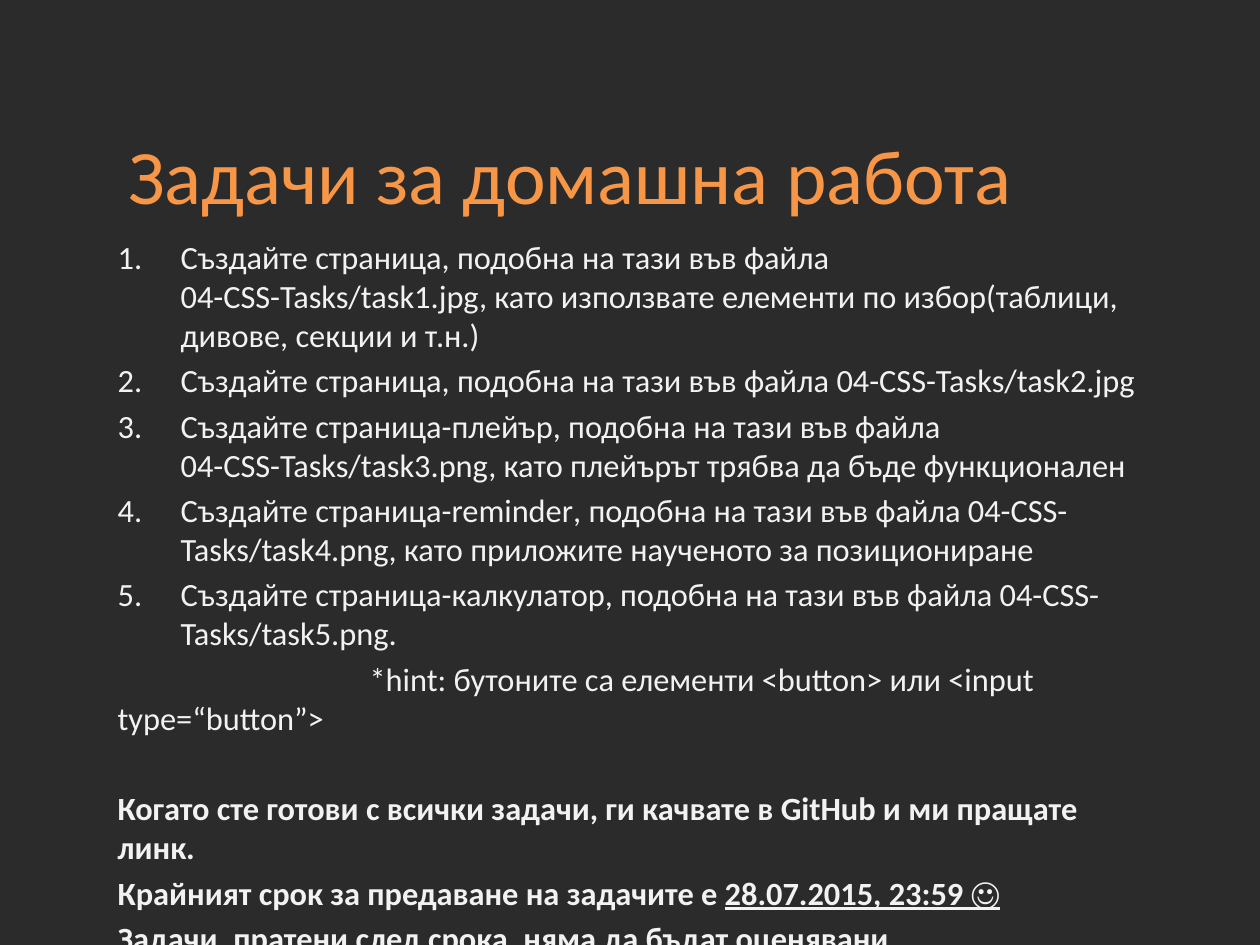
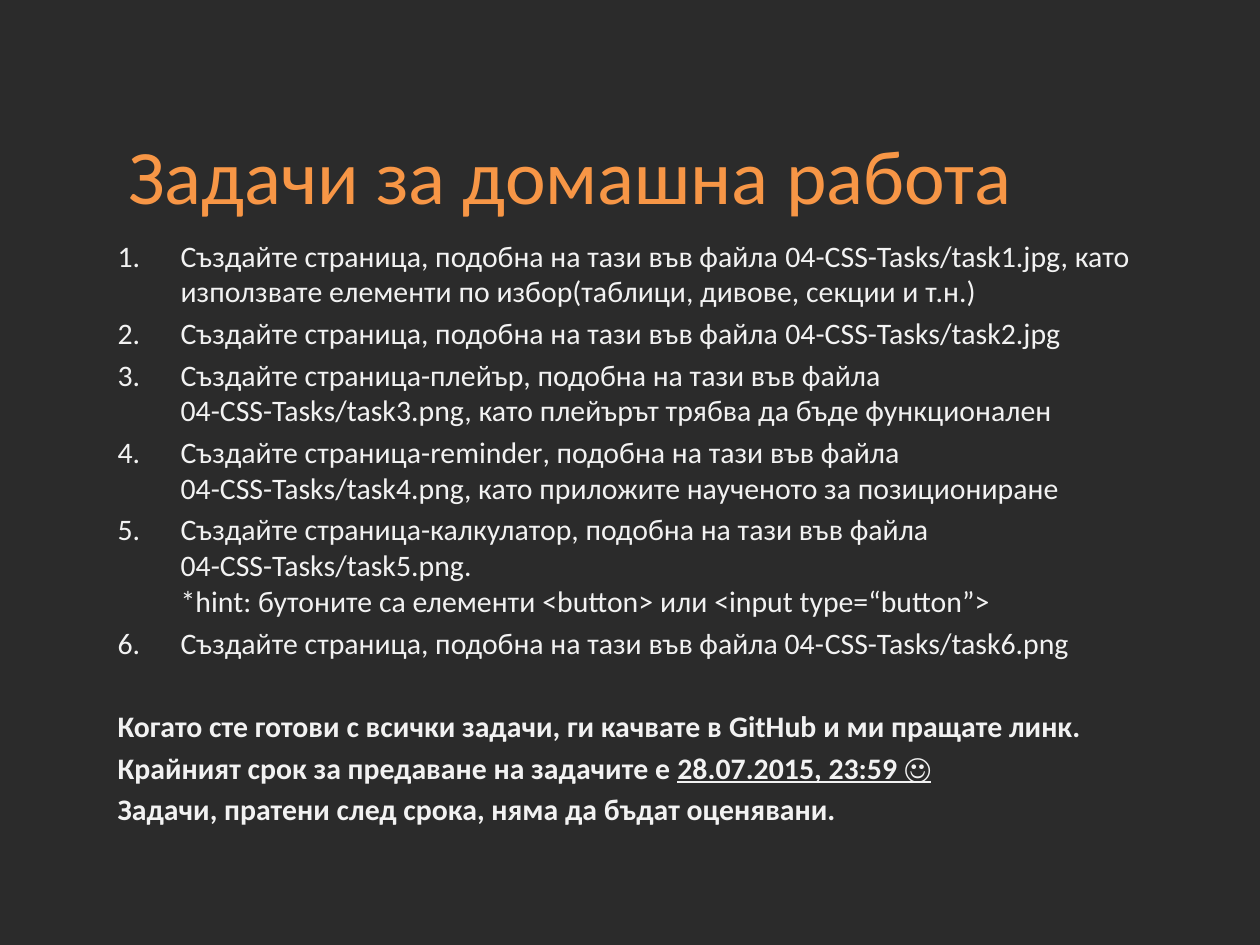
Before and after one commit to Academy-Soft-Intellect/Front-End-Course, a slide deck: slide 26 of 04-CSS.pptx. Drawn at 1260x945 pixels with LibreOffice and Linux fonts; fonts in the diff are those of the drawing; background and template pictures are left out; a plain dark background stands for a picture behind light text. Boxes give left, top, right and bottom in pixels: in the first picture for what was removed or moved away, otherwise in the second. Text is boxed around its words. In the diff, an @@ line names an element or a change of style, - is before the commit and + after.

Commit message:
04-CSS Updated tasks

```diff
--- a/04-CSS.pptx
+++ b/04-CSS.pptx
@@ text at <box>118,246,1129,825</box>: size 18.5 to 17 pt in "Създайте страница, подобна на тази във файла ...", "Създайте страница, подобна на тази във файла ...", "Създайте страница-плейър, подобна на тази във файла ...", "Създайте страница-reminder, подобна на тази във файла ..." and 3 more places @@
@@ text at <box>181,520,1069,659</box>: text changed; size 18.5 to 17 pt @@
-5. Създайте страница-калкулатор, подобна на тази във файла 04-CSS-Tasks/task5.png.
-*hint: бутоните са елементи <button> или <input type=“button”>
+5. Създайте страница-калкулатор, подобна на тази във файла 04-CSS-Tasks/task5.png. *hint: бутоните са елементи <button> или <input type=“button”>
+6. Създайте страница, подобна на тази във файла 04-CSS-Tasks/task6.png
```
Also in this commit, not shown: 1 other file.
